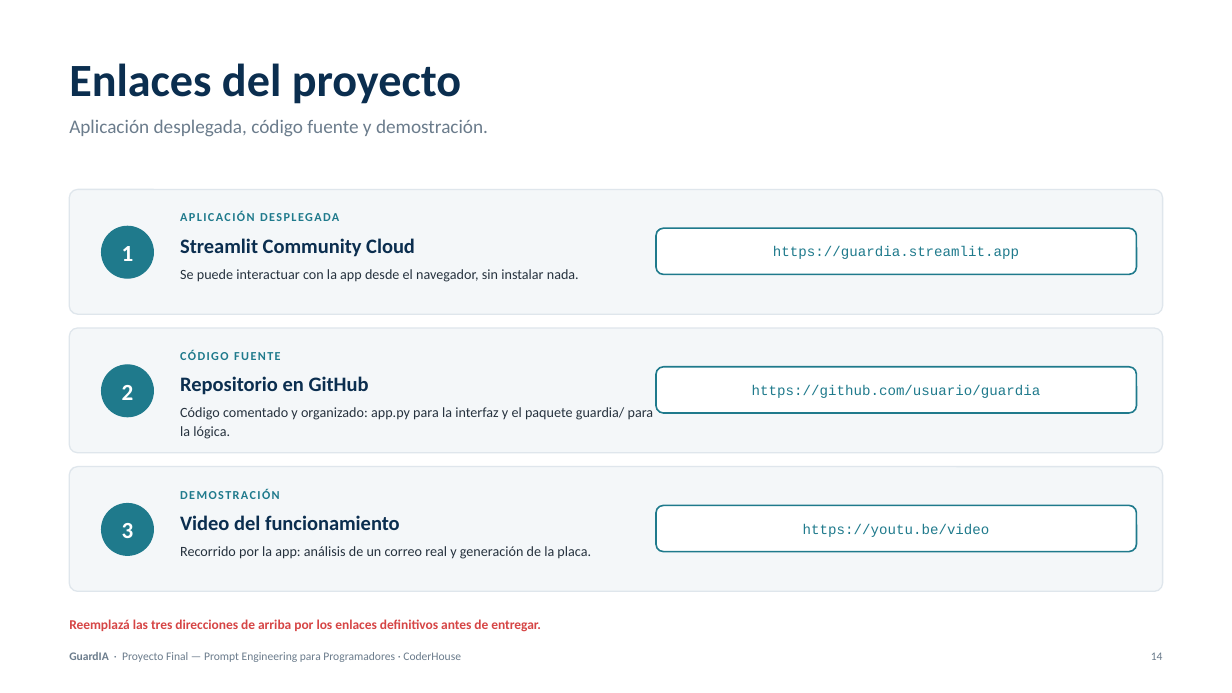
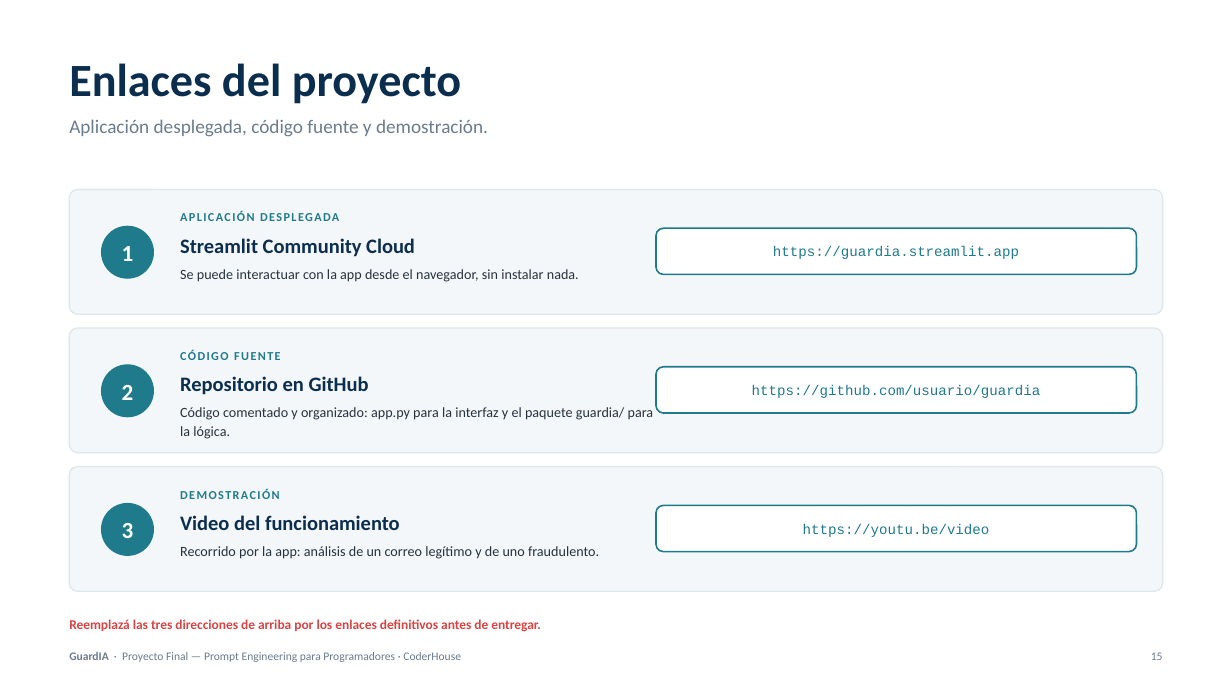
Before and after one commit to cubi20/guardia, a slide deck: slide 15 of docs/GuardIA-ProyectoFinal-IdoyagaMolina.pptx (slide 14 before the commit). Drawn at 1232x693 pixels with LibreOffice and Linux fonts; fonts in the diff are those of the drawing. Boxes give left, top, right and bottom in pixels: in the first picture for what was removed or moved away, otherwise in the second. Text is boxed around its words. In the diff, an @@ line names an element or a change of style, - is before the commit and + after.

```diff
--- a/docs/GuardIA-ProyectoFinal-IdoyagaMolina.pptx
+++ b/docs/GuardIA-ProyectoFinal-IdoyagaMolina.pptx
@@ text at (180, 546, 599, 559): text changed @@
-Recorrido por la app: análisis de un correo real y generación de la placa.
+Recorrido por la app: análisis de un correo legítimo y de uno fraudulento.
@@ text at (1151, 652, 1163, 660): text changed @@
-14
+15
```
Also in this commit, not shown: 5 other slides changed, 2 slides added, 1 slide removed, 16 other files.
